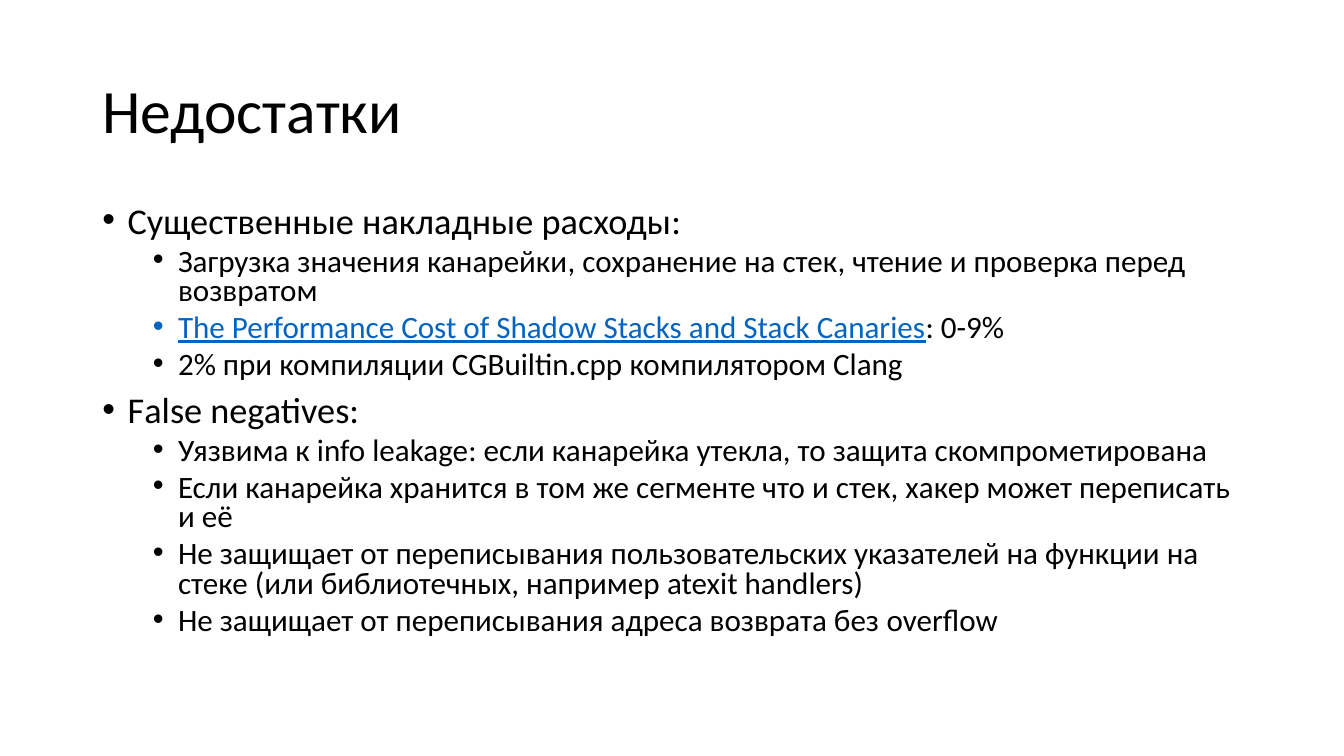
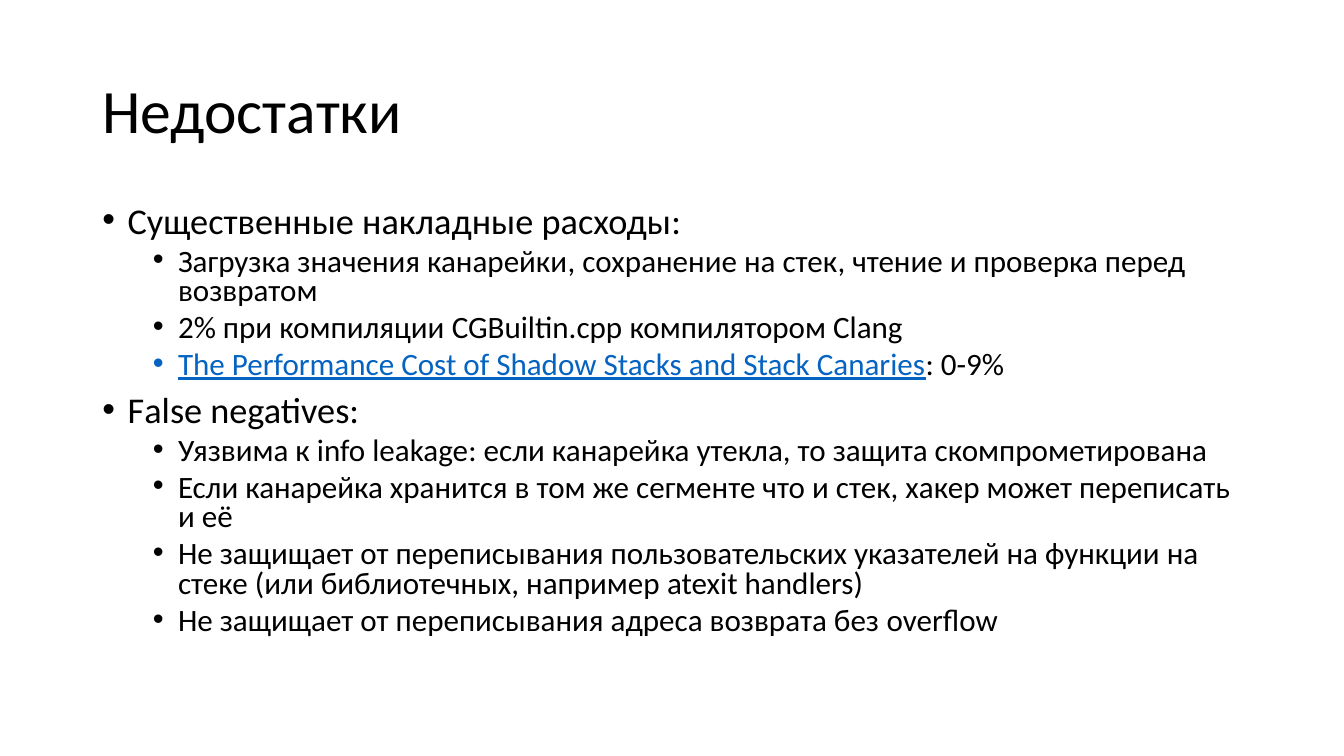
Before and after one commit to yugr/slides, a slide deck: slide 22 of CppZeroCost/2025/RU.pptx (slide 19 before the commit). Drawn at 1344x756 pixels with LibreOffice and Linux fonts; fonts in the diff are those of the drawing. Boxes give left, top, right and bottom in pixels: in the first picture for what was removed or moved away, otherwise in the second. Text is boxed around its words. In the diff, an @@ line names an element or a change of style, - is before the commit and + after.

```diff
--- a/CppZeroCost/2025/RU.pptx
+++ b/CppZeroCost/2025/RU.pptx
@@ text at <box>178,316,902,344</box>: paragraph added @@
+  • 2% при компиляции CGBuiltin.cpp компилятором Clang
@@ text at <box>178,353,902,381</box>: paragraph removed @@
-  • 2% при компиляции CGBuiltin.cpp компилятором Clang
```
Also in this commit, not shown: 11 other slides changed, 5 slides added, 6 other files.
